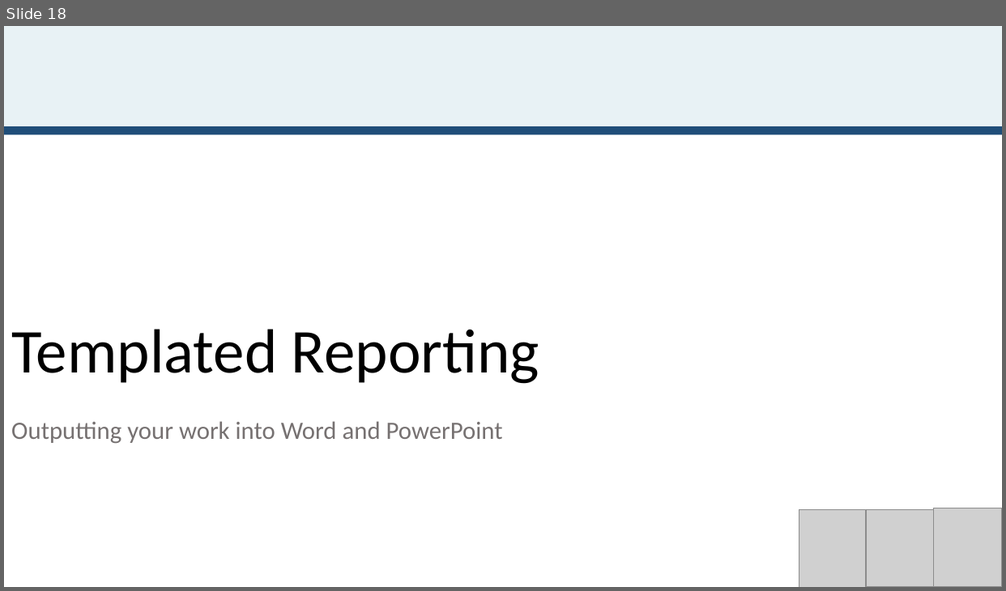
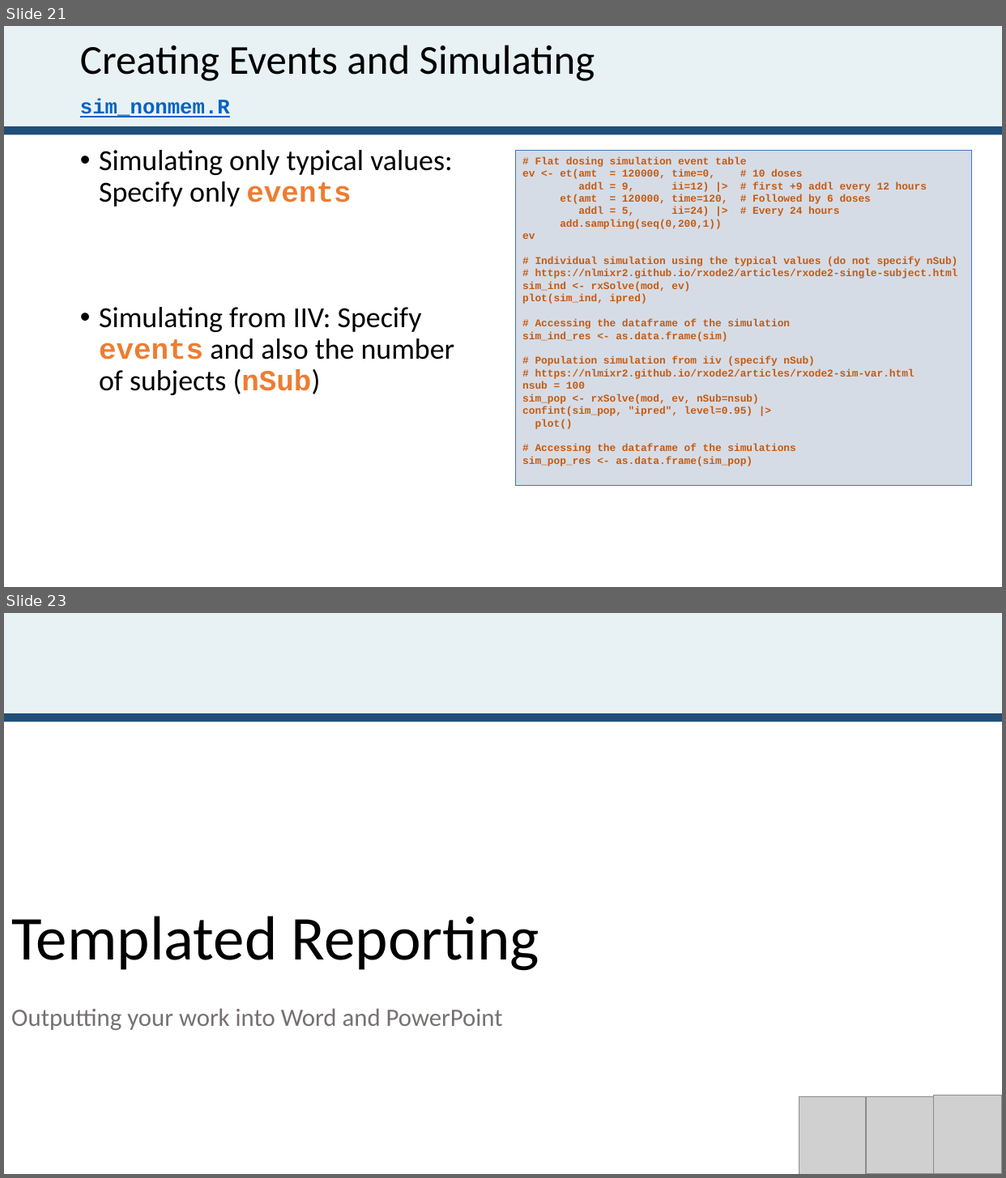
Before and after one commit to john-harrold/osmdd, a slide deck: osmdd.pptx. Shown one above the other, each under a label of ours: slide 18 before the commit, slides 21 and 23 after it; the slides between them are not shown. The pictures are 1006x591 and 1006x1178 pixels, drawn with LibreOffice and Linux fonts; fonts in the diff are those of the drawing; grey boxes stand for pictures. Boxes give left, top, right and bottom in pixels: in the first picture for what was removed or moved away, otherwise in the second. Text is boxed around its words. In the diff, an @@ line names an element or a change of style, - is before the commit and + after.

```diff
--- a/osmdd.pptx
+++ b/osmdd.pptx
@@ slide 21 added at [4, 26, 1002, 587], background #FFFFFF; not listed: 2 template elements that a slide beside it also shows @@
@@ title added at [80, 45, 595, 81], 39.6 pt, text #000000 @@
+Creating Events and Simulating
@@ subtitle added at [80, 98, 230, 118], 20 pt, text #0563C1, bold, underline @@
+sim_nonmem.R
@@ text added at [99, 150, 455, 395], 28 pt, text #000000 @@
+• Simulating only typical values: Specify only events
+• Simulating from IIV: Specify events and also the number of subjects (nSub)
@@ rectangle added at [515, 150, 971, 485], fill #D6DCE5, outline #4472C4 0.75 pt, 10 pt, text #C55A11, bold @@
+# Flat dosing simulation event table
+ev <- et(amt = 120000, time=0, # 10 doses
+addl = 9, ii=12) |> # first +9 addl every 12 hours
+et(amt = 120000, time=120, # Followed by 6 doses
+addl = 5, ii=24) |> # Every 24 hours
+add.sampling(seq(0,200,1))
+ev
+# Individual simulation using the typical values (do not specify nSub)
+# https://nlmixr2.github.io/rxode2/articles/rxode2-single-subject.html
+sim_ind <- rxSolve(mod, ev)
+plot(sim_ind, ipred)
+# Accessing the dataframe of the simulation
+sim_ind_res <- as.data.frame(sim)
+# Population simulation from iiv (specify nSub)
+# https://nlmixr2.github.io/rxode2/articles/rxode2-sim-var.html
+nsub = 100
+sim_pop <- rxSolve(mod, ev, nSub=nsub)
+confint(sim_pop, "ipred", level=0.95) |>
+plot()
+# Accessing the dataframe of the simulations
+sim_pop_res <- as.data.frame(sim_pop)
@@ what was slide 18 is now slide 23 @@
```
Also in this commit, not shown: 2 slides changed, 4 other slides added.
